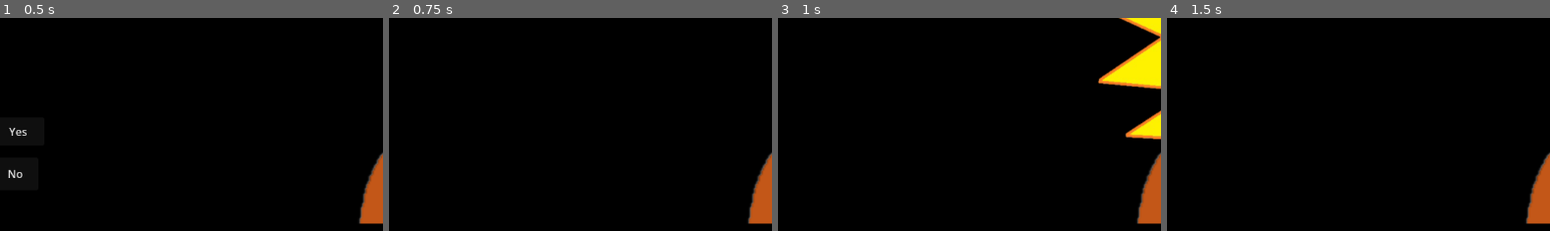
Above: before the commit, frames 1-4 (left to right).
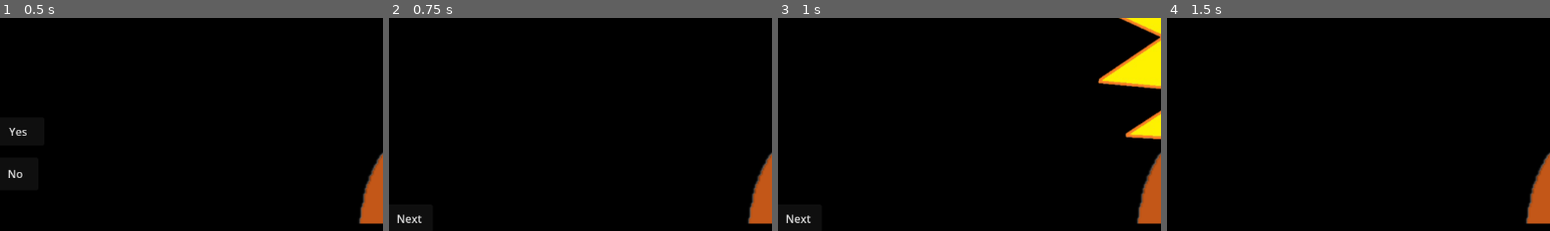
Above: after the commit, the same moments.

Repository: Do-You-Punch-The-Guy-Studios/do-you-punch-the-guy
Game: Godot game, scene res://scenes/the_guy_root_scene.tscn
Same seed, same stepped clock (60 frames per second), same inputs: the game is played once before the commit and once after it.
Inputs (mouse positions are % of the whole screen's width and height, from its top left):
- Up to frame 1 (0.5 s): no input
- Up to frame 2 (0.75 s): click "Yes" at 0.5 s
- Up to frame 3 (1 s): no input
- Up to frame 4 (1.5 s): click (5, 81) at 1.25 s, where only the run after the commit has a clickable "Next"
The pictures show only the part of the screen within x 2-52%, y 34-84%; the shares and areas given below are measured in that part.

Frame 1 is identical in both runs. In frame 2, 0.2% of the frame differs, in the area x 2-9%, y 92-97%; in frame 3, 0.2%; in frame 4, nothing differs.
Error after the commit: Invalid access to property or key '35' on a base object of type 'Dictionary[int, Nil]'. (res://code/do-you-punch-the-guy-main.gd:63)

Commit message:
ready for scenarios

Diff:
--- a/code/do-you-punch-the-guy-main.gd
+++ b/code/do-you-punch-the-guy-main.gd
@@ -14,15 +14,32 @@
 var crime = 0
 var party = 0
 var currentQuestionIndex;
-var currentQuestion;
+var currentQuestion: Variant;
 var nextQuestionIndex  = 1 ;
 var questionIndexes: Array = []
 var rng = RandomNumberGenerator.new()
+
+enum Tags {
+	ASSHOLE,
+	NICE,
+	HITSKIDS,
+	HITSADULTS,
+	BARFIGHT,
+	RUDABEGA,
+	WIN,
+	PANIC,
+	SPACE,
+	UNDERSTANDABLE,
+	CRIME,
+	PARTY,
+	LOSE
+}
 
 func _ready() -> void:
 	$"YesButton".pressed.connect(_yes_pressed)
 	$"NoButton".pressed.connect(_no_pressed)
 	$"Option 3".pressed.connect(_option_3_pressed)
+	$NextButton.pressed.connect(_nextButtonPressed)
 	$"Option 3".hide();
 	rng.randomize()
 
@@ -34,7 +51,6 @@
 
 # Called every frame. 'delta' is the elapsed time since the previous frame.
 func _process(_delta: float) -> void:
-
 	pass
 
 func changeQuestion() -> void:
@@ -83,20 +99,68 @@
 	$"NoButton".hide()
 	$"Option 3".hide()
 	animatePunch()
-	#tallyResults()
-	#changeQuestion() or do we want a next button
+	tallyResults('yes')
+	$NextButton.show()
 
 func _no_pressed():
-	print('')
+	$"YesButton".hide()
+	$"NoButton".hide()
+	$"Option 3".hide()
 	#animateNoPunchIfNeeded()
-	#tallyResults()
-	#changeResults()
+	tallyResults('no')
+	$NextButton.show()
 
 func _option_3_pressed():
-	print('')
+	$"YesButton".hide()
+	$"NoButton".hide()
+	$"Option 3".hide()
 	#animateOption3IfNeeded()
-	#tallyResults()
-	#changeResults()
+	tallyResults('option3')
+	$NextButton.show()
+
+func _nextButtonPressed():
+	$NextButton.hide()
+	changeQuestion()
+
+func tallyResults(buttonPressed: String):
+	var tags
+	if(buttonPressed == 'yes'):
+		tags = currentQuestion.yesTags
+	if(buttonPressed == 'no'):
+		tags = currentQuestion.noTags
+	if (buttonPressed == 'option3'):
+		tags = currentQuestion.option3Tags
+	if(tags):
+		match tags:
+			Tags.LOSE:
+				_gameLoss()
+			Tags.WIN:
+				win += 1
+				if(win > 10):
+					winTheGame()
+			Tags.ASSHOLE:
+				isAsshole +=1
+			Tags.NICE:
+				isNice += 1
+			Tags.HITSKIDS:
+				hitsKids += 1
+			Tags.HITSADULTS:
+				hitsAdult += 1
+			Tags.BARFIGHT:
+				barfight += 1
+			Tags.RUDABEGA:
+				rudabega += 1
+				if(rudabega == 10):
+					secretRudabegaLevel()
+
+func secretRudabegaLevel():
+	print("Secret Rudabega Level")
+
+func _gameLoss():
+	print("you lose!")
+
+func winTheGame():
+	print("win")
 
 var questionInfo: Dictionary[int, Variant] = {
 	1: {
@@ -104,8 +168,8 @@
 		"yes": true,
 		"no": true,
 		"option3": false,
-		"yesTags":["mean", "win"],
-		"noTags":["lose"],
+		"yesTags":[Tags.WIN],
+		"noTags":[Tags.LOSE],
 		"isActive":true
 	},
 	2: {
--- a/scenes/the_guy_root_scene.tscn
+++ b/scenes/the_guy_root_scene.tscn
@@ -78,3 +78,11 @@
 offset_right = 545.0
 offset_bottom = 555.0
 text = "Option 3"
+
+[node name="NextButton" type="Button" parent="."]
+visible = false
+offset_left = 51.0
+offset_top = 511.0
+offset_right = 119.0
+offset_bottom = 552.0
+text = "Next"
